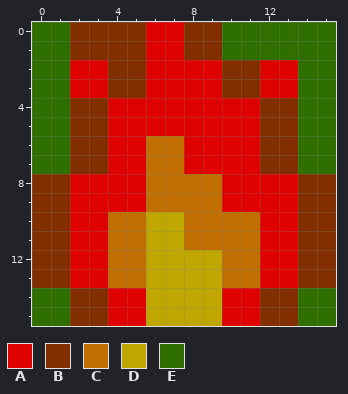
A pixel-art sprite gets an edit: img/fire3.png. Above: the version before the commit.
The file is 64x64 pixels, drawn in blocks of 4x4; one block is one cell here.
Palette (. is transparent): A #df0000  B #812e00  C #c06e00  D #c0a600  E #2f6f00
Pixels before, first column x 0:
 0 EEBBBBAABBEEEEEE
 1 EEBBBBAABBEEEEEE
 2 EEAABBAAAABBAAEE
 3 EEAABBAAAABBAAEE
 4 EEBBAAAAAAAABBEE
 5 EEBBAAAAAAAABBEE
 6 EEBBAACCAAAABBEE
 7 EEBBAACCAAAABBEE
 8 BBAAAACCCCAAAABB
 9 BBAAAACCCCAAAABB
10 BBAACCDDCCCCAABB
11 BBAACCDDCCCCAABB
12 BBAACCDDDDCCAABB
13 BBAACCDDDDCCAABB
14 EEBBAADDDDAABBEE
15 EEBBAADDDDAABBEE
Now the later version:
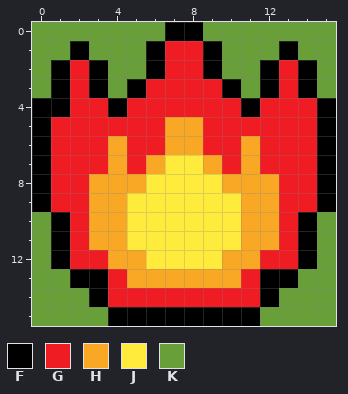
Colours new in this view: F #000000  G #ef1c23  H #f9a825  J #ffeb3b  K #689f38
Difference:
Changed rows in their new state; - is an unchanged pixel.
first column x 0:
 0 KKKKKKKFFKKKKKKK
 1 KKFKKKFGGFKKKFKK
 2 KFGFKKFGGFKKFGFK
 3 KFGFKFGGGGFKFGFK
 4 FFGGFGGGGGGFGGGF
 5 FGGGGGGHHGGGGGGF
 6 FGGGHGGHHGGHGGGF
 7 FGGGHGHJJHGHGGGF
 8 FGGHHHJJJJHHHGGF
 9 FGGHHJJJJJJHHGGF
10 KFGHHJJJJJJHHGFK
11 KFGHHJJJJJJHHGFK
12 KFGGHHJJJJHHGGFK
13 KKFFGHHHHHHGFFKK
14 KKKFGGGGGGGGFKKK
15 KKKKFFFFFFFFKKKK
Boxes around the changes in both pictures, in picture pixels (x1, y1, x2, y2):
changed: (32, 22, 336, 326)
